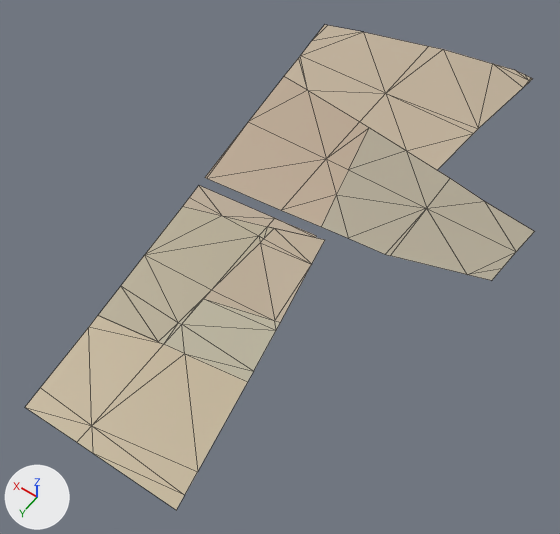
A saved change to the glTF model assets/malta/countryside/farm_-8_4_soil.glb.
One viewpoint serves both versions: a 50 mm lens placed at (-124.0, -59.0, 514.0), pointed at (62.0, -318.0, 106.0). Lighting does not change. The marker at lower left points along +X, +Y and +Z. The picture after the commit comes second. Mesh edges are drawn as thin lines. Vertices at exactly the same position are counted once.

The scene before the commit, as lines of its bpy script (objects in view):
```python
me_geometry_0 = bpy.data.meshes.new('geometry_0')
me_geometry_0.from_pydata(...)  # 84 vertices, 100 faces; spans x -67.0..163.0, y -565.0..-146.0, z 108.0..139.0
me_geometry_0.materials.append(mat_defaultmaterial)
ob_geometry_0 = bpy.data.objects.new('geometry_0', me_geometry_0)
ob_geometry_0.location = (0.0, 0.0, 0.0)
```
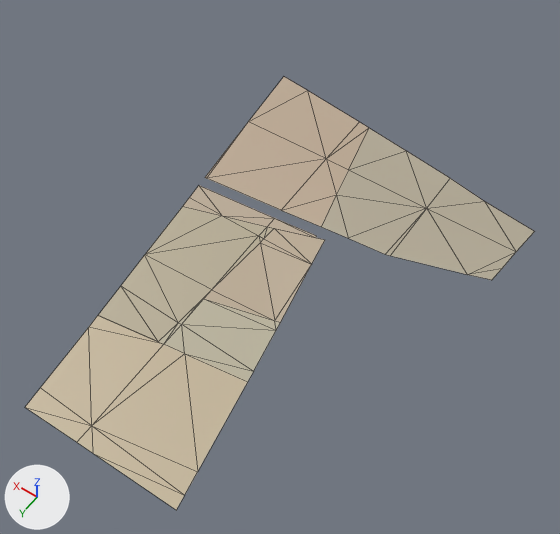
Changed parts and their boxes [x1, y1, x2, y2] in the pictures (560 x 534 px):
'geometry_0', reshaped (11% shorter)
    before: [25, 25, 535, 510]
    after: [25, 77, 535, 510]
part 1 of me_geometry_0, deleted (beige)
    before: [284, 25, 532, 170]

The change, as a diff of the scene's bpy script:
```diff
--- a/assets/malta/countryside/farm_-8_4_soil.glb.py
+++ b/assets/malta/countryside/farm_-8_4_soil.glb.py
@@ me_geometry_0 @@
 # used by ob_geometry_0; location = (0.0, 0.0, 0.0)
-me_geometry_0.from_pydata(...)  # 84 vertices, 100 faces; spans x -67.0..163.0, y -565.0..-146.0, z 108.0..139.0
+me_geometry_0.from_pydata(...)  # 63 vertices, 75 faces; spans x -67.0..155.0, y -454.0..-146.0, z 108.0..133.0
+# me_geometry_0 part 1
+# 21 vertices are removed from x -1.0..163.0, y -565.0..-434.0, z 131.0..139.0
+# 25 faces are deleted
 me_geometry_0.materials.append(mat_defaultmaterial)
```
